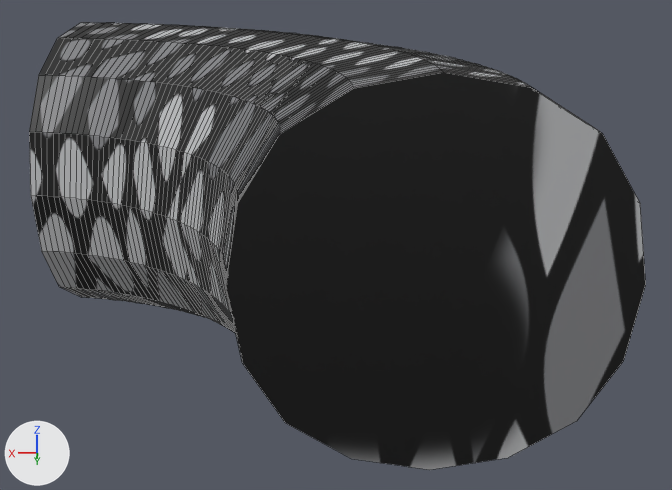
A saved change to the Blender file 3d models/snek_preopognjen_texture.blend.
One viewpoint serves both versions: a 50 mm lens placed at (-0.49, 15.01, 3.54), pointed at (-0.46, 1.75, -0.8). The axes (+X, +Y, +Z) are drawn at lower left. The lights are the same throughout. Mesh edges are drawn as thin lines.
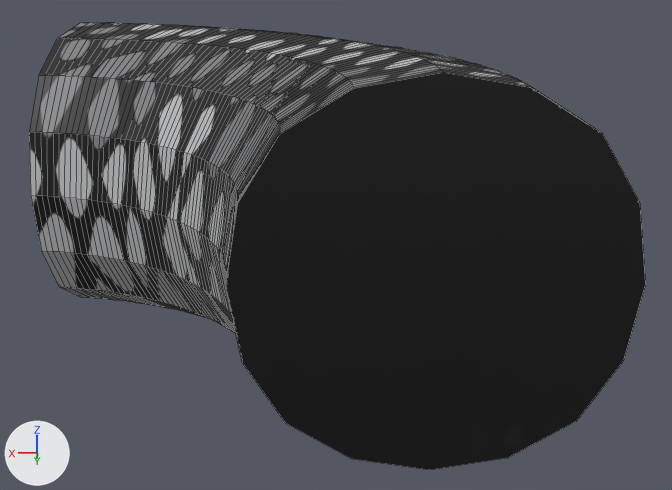
Boxes [x1, y1, x2, y2] around the edits, measured in the pictures (672 x 490 px):
'Cube', surface changed (grey to black): [276, 91, 644, 470] in both

The edits, one by one:
Picture 'snek_pattern6.png' (img_snek_pattern6_png) is new.
Material 'Material' (mat_material) changes its picture from img_snek_pattern4_png to img_snek_pattern6_png.
